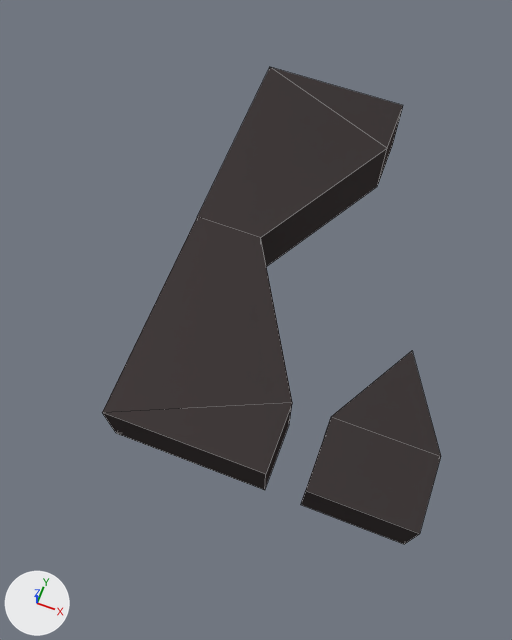
One commit to the Blender file Blends/Lobby.blend: the scene before it, then after it.
One viewpoint serves both versions: a 50 mm camera at (-1.59, -11.36, 22.5) aimed at (-5.1, -2.12, 0.62). Arrows for +X, +Y and +Z are at lower left; the lights stay in place. Mesh edges are drawn as thin lines. The same objects are shown in both versions, whatever each file hides.

Objects in the first picture: 'CC_Edge2', 'CC_Side1', 'CC_Side2'.
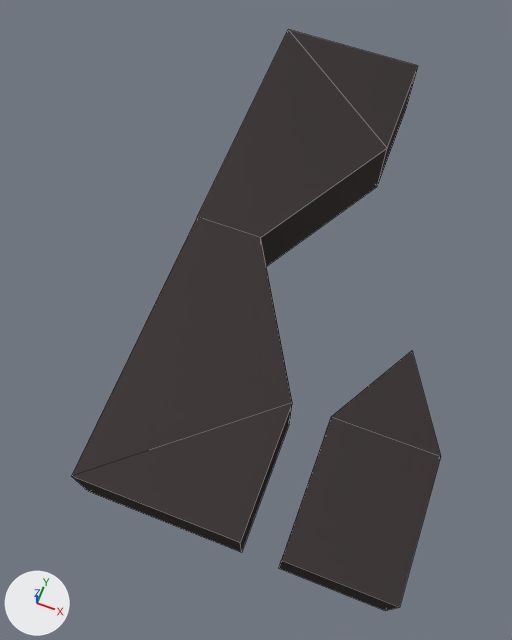
Diff of the bpy script that builds the scene:
```diff
--- a/Blends/Lobby.blend.py
+++ b/Blends/Lobby.blend.py
@@ me_chamber_003 @@
 me_chamber_003.from_pydata(...)  # 10 vertices, 9 faces; spans x -1.66..1.66, y -7.26..-2.04, z 0.0..2.3
 # used by ob_cc_edge2; location = (0.0, 0.0, 0.0)
 # before: 6 (-1.66, -7.26, 0.0) at pixel (300, 504), 7 (-1.66, -7.26, 2.3) at pixel (305, 490), 8 (1.66, -7.26, 0.0) at pixel (404, 544), 9 (1.66, -7.26, 2.3) at pixel (419, 533)
+# me_chamber_003 part 1
+for i in [*range(6, 10)]: me_chamber_003.vertices[i].co += Vector((0.0, -2.0, 0.0))
 me_chamber_003.materials.append(mat_marble)
@@ me_chamber_002 @@
 me_chamber_002.from_pydata(...)  # 10 vertices, 9 faces; spans x -8.0..-2.87, y -7.23..0.0, z 0.0..2.3
 # used by ob_cc_side1; location = (0.0, 0.0, 0.0)
 # before: 4 (-2.87, -7.23, 0.0) at pixel (264, 490), 6 (-2.87, -7.23, 2.3) at pixel (265, 474), 8 (-8.0, -7.23, 0.0) at pixel (116, 433), 9 (-8.0, -7.23, 2.3) at pixel (102, 412)
+# me_chamber_002 part 2
+for i in [4, 6, 8, 9]: me_chamber_002.vertices[i].co += Vector((0.0, -2.0, 0.0))
 me_chamber_002.materials.append(mat_marble)
@@ me_chamber_001 @@
 me_chamber_001.from_pydata(...)  # 10 vertices, 9 faces; spans x -8.0..-2.87, y 0.0..7.0, z 0.0..2.3
 # used by ob_cc_side2; location = (0.0, 0.0, 0.0)
 # before: 4 (-2.87, 7.0, 0.0) at pixel (392, 145), 6 (-2.87, 7.0, 2.3) at pixel (403, 105), 8 (-8.0, 7.0, 0.0), 9 (-8.0, 7.0, 2.3) at pixel (269, 66)
+# me_chamber_001 part 3
+for i in [4, 6, 8, 9]: me_chamber_001.vertices[i].co += Vector((0.0, 2.0, 0.0))
 me_chamber_001.materials.append(mat_marble)
```

Pixel boxes (x1, y1, x2, y2) of what changed, in the pictures (512 x 640 px; the box of a moved part takes in the faces that stretch with it):
'CC_Side1', reshaped (16% wider, 23% taller): before (102, 217, 292, 490); after (72, 217, 292, 552)
'CC_Side2', reshaped (7% wider, 18% taller): before (197, 67, 403, 267); after (197, 30, 418, 267)
'CC_Edge2', reshaped (16% wider, 35% taller): before (301, 351, 441, 544); after (279, 351, 441, 611)
part 1 of me_chamber_003, moved or reshaped: before (301, 491, 420, 544); after (279, 491, 420, 611)
part 3 of me_chamber_001, moved or reshaped: before (267, 67, 403, 186); after (267, 30, 418, 186)
